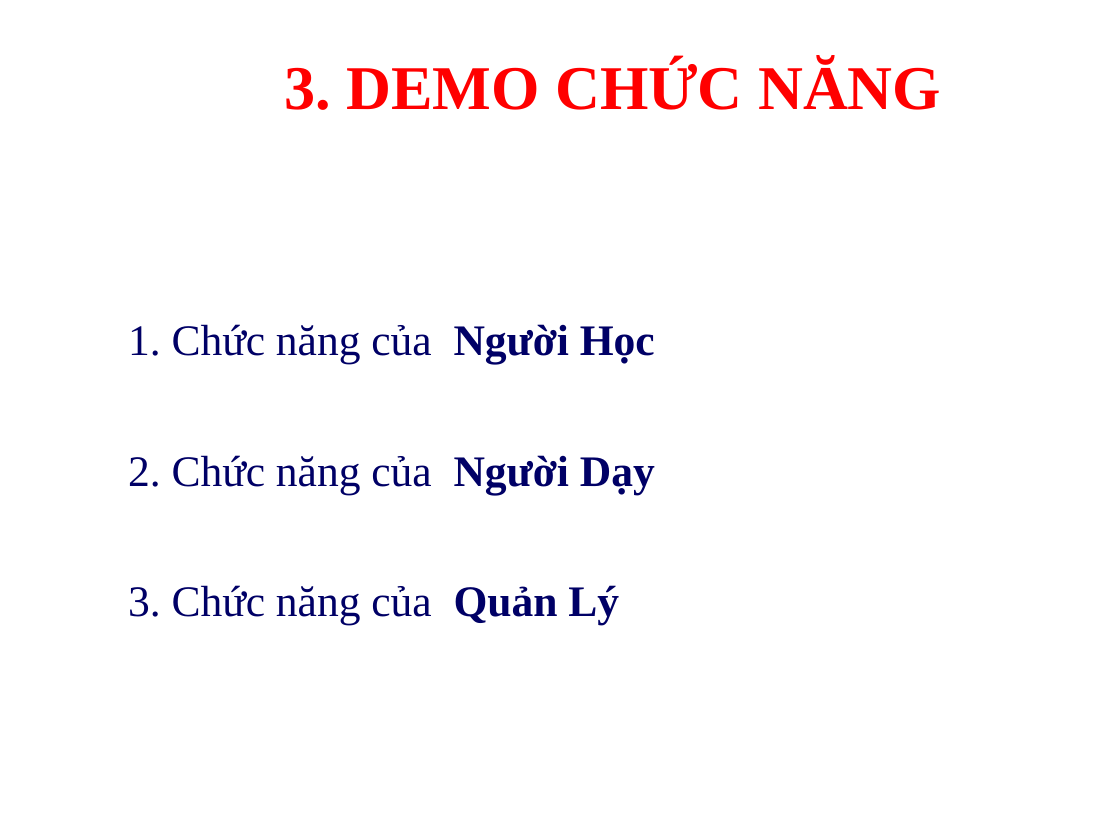
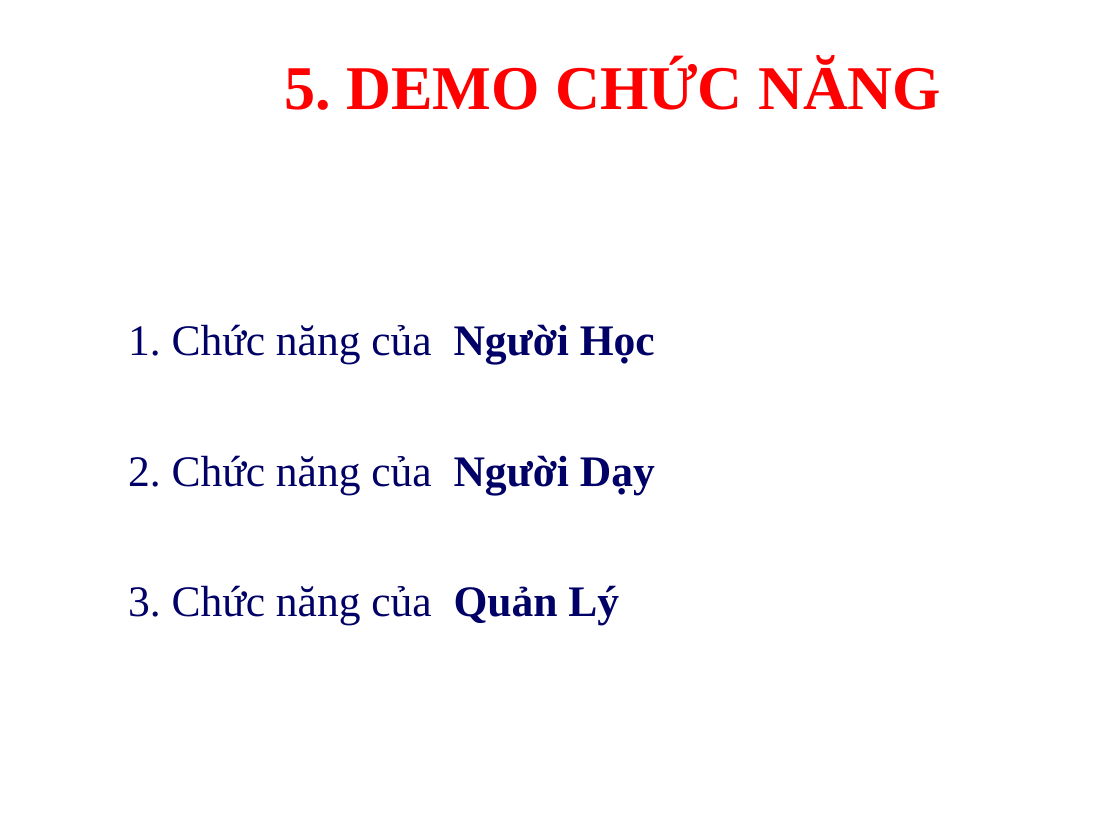
Before and after one commit to anhtan2223/FishLearning---Mobile-App, a slide deck: slide 13 of NLNganh.ppt (slide 11 before the commit). Drawn at 1120x840 pixels with LibreOffice and Linux fonts; fonts in the diff are those of the drawing; background and template pictures are left out. Boxes give left, top, right and bottom in pixels: in the first picture for what was removed or moved away, otherwise in the second. Text is boxed around its words. In the diff, an @@ line names an element or a change of style, - is before the commit and + after.

```diff
--- a/NLNganh.ppt
+++ b/NLNganh.ppt
@@ text at (284, 60, 941, 110): text changed @@
-3. DEMO CHỨC NĂNG
+5. DEMO CHỨC NĂNG
```
Also in this commit, not shown: 3 other slides changed, 3 other files.
